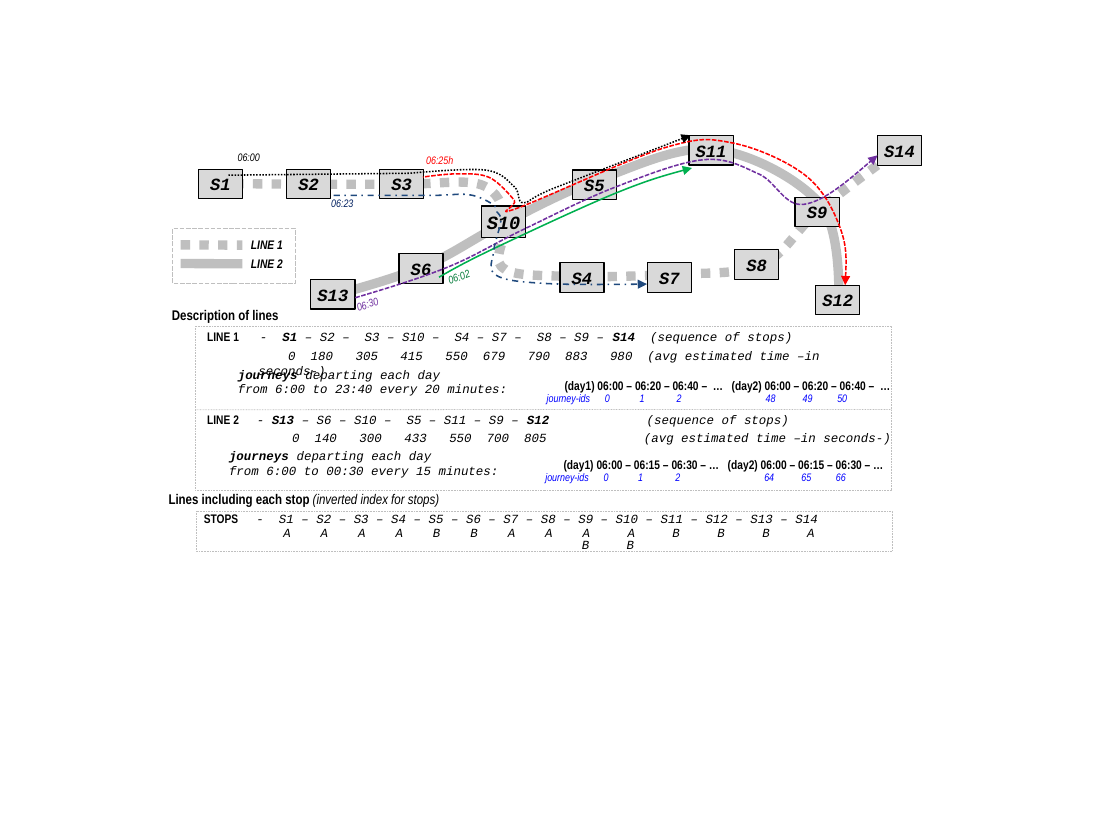
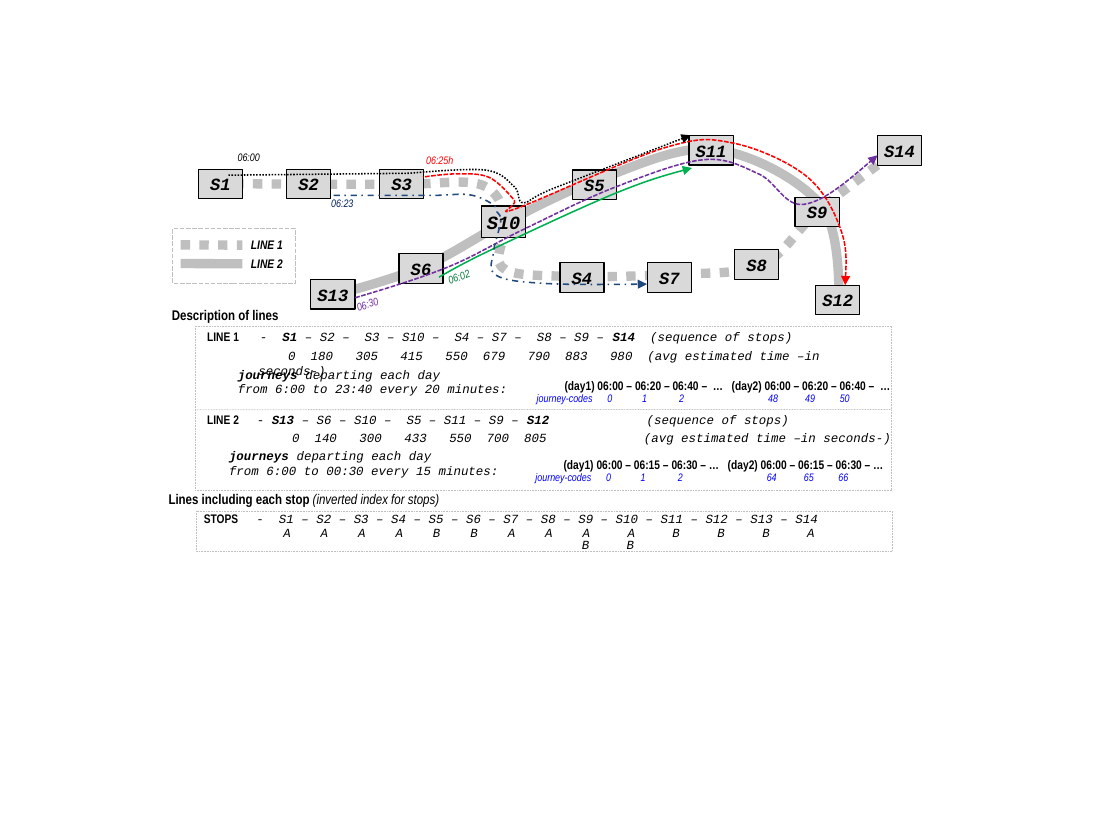
Before and after one commit to dgalaktionov/phd, a slide deck: slide 1 of figures/network.pptx. Drawn at 1120x840 pixels with LibreOffice and Linux fonts; fonts in the diff are those of the drawing. Boxes give left, top, right and bottom in pixels: in the first picture for what was removed or moved away, otherwise in the second. Text is boxed around its words. In the diff, an @@ line names an element or a change of style, - is before the commit and + after.

```diff
--- a/figures/network.pptx
+++ b/figures/network.pptx
@@ text at [537,394,850,405]: text changed @@
-journey-ids 0 1 2 48 49 50
+journey-codes 0 1 2 48 49 50
@@ text at [535,473,848,483]: text changed @@
-journey-ids 0 1 2 64 65 66
+journey-codes 0 1 2 64 65 66
```
Also in this commit, not shown: 4 other files.
